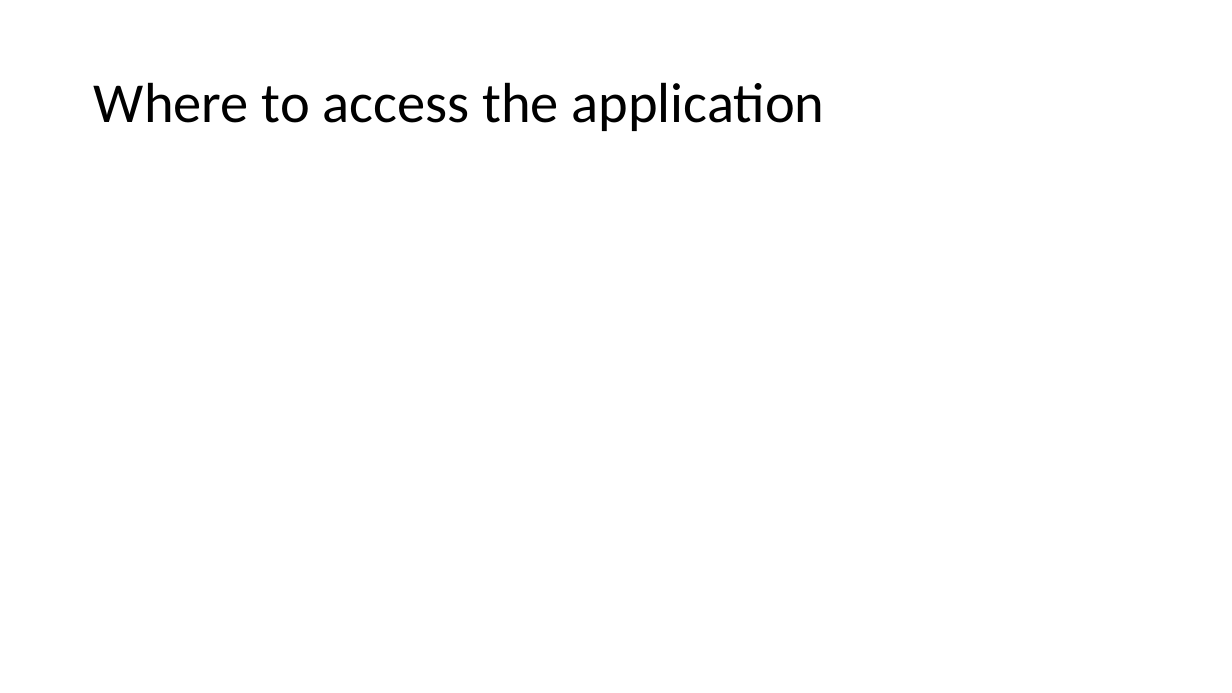
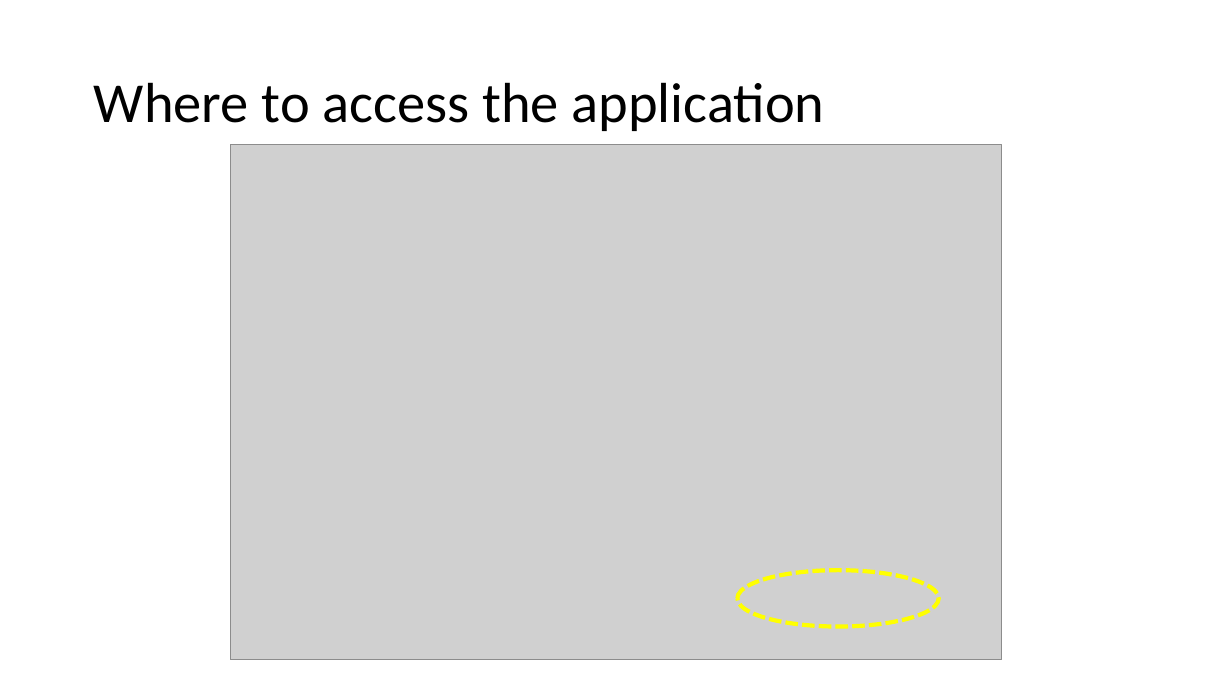
Before and after one commit to MCooperBorkenhagen/wisconsin_literacy_member_data, a slide deck: slide 6 of resources/member_data_webinar.pptx. Drawn at 1232x693 pixels with LibreOffice and Linux fonts; fonts in the diff are those of the drawing; grey boxes stand for pictures. Boxes give left, top, right and bottom in pixels: in the first picture for what was removed or moved away, otherwise in the second. Text is boxed around its words. In the diff, an @@ line names an element or a change of style, - is before the commit and + after.

```diff
--- a/resources/member_data_webinar.pptx
+++ b/resources/member_data_webinar.pptx
@@ picture added at [230,144,1002,660] @@
@@ ellipse added at [738,570,939,627], outline #FFFF00 3.25 pt dashed @@
```
Also in this commit, not shown: 10 other slides changed, 5 slides added, 1 slide removed, 5 other files.
